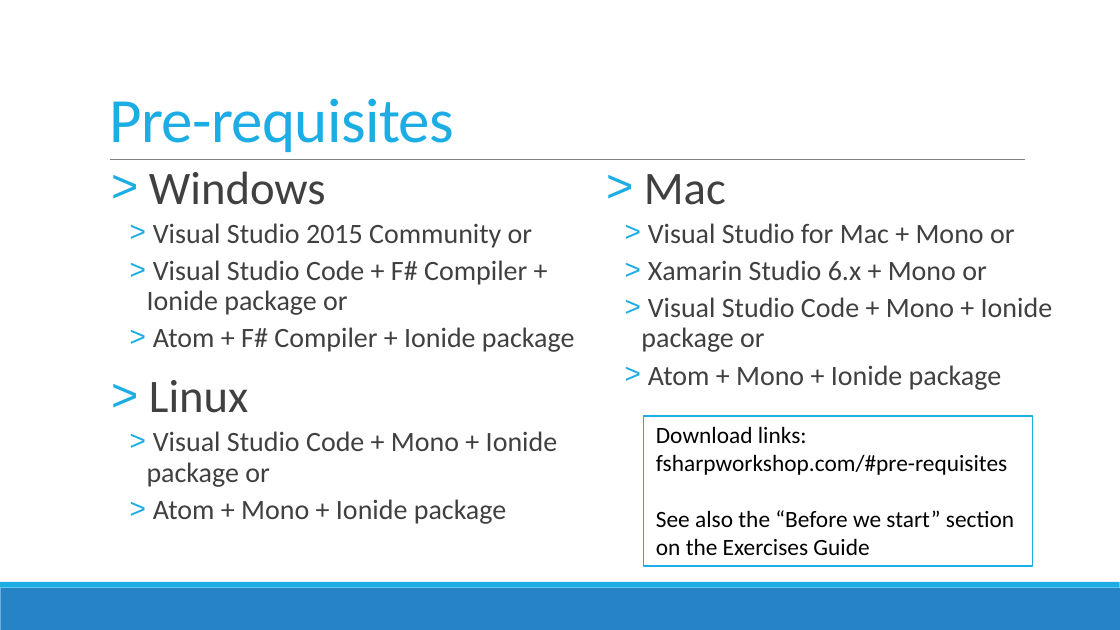
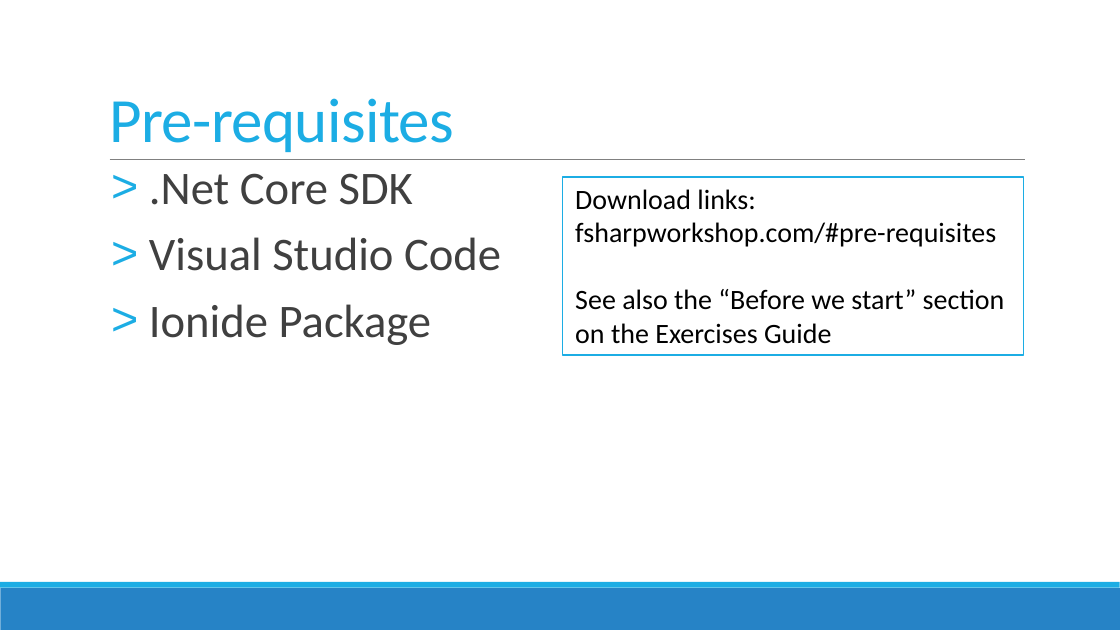
Before and after one commit to jorgef/fsharpworkshop, a slide deck: slide 2 of FSharpWorkshop_Slides.pptx. Drawn at 1120x630 pixels with LibreOffice and Linux fonts; fonts in the diff are those of the drawing. Boxes give left, top, right and bottom in pixels: in the first picture for what was removed or moved away, otherwise in the second. Text is boxed around its words. In the diff, an @@ line names an element or a change of style, - is before the commit and + after.

Commit message:
Updated slides with dotnet core pre-requisites

```diff
--- a/FSharpWorkshop_Slides.pptx
+++ b/FSharpWorkshop_Slides.pptx
@@ text at box(149, 173, 501, 345): text changed; size 24 to 40 pt @@
-> Windows
-  > Visual Studio 2015 Community or
-  > Visual Studio Code + F# Compiler + Ionide package or
-  > Atom + F# Compiler + Ionide package
-> Linux
-  > Visual Studio Code + Mono + Ionide package or
-  > Atom + Mono + Ionide package
-> Mac
-  > Visual Studio for Mac + Mono or
-  > Xamarin Studio 6.x + Mono or
-  > Visual Studio Code + Mono + Ionide package or
-  > Atom + Mono + Ionide package
+> .Net Core SDK
+> Visual Studio Code
+> Ionide Package
@@ rectangle "Download links:": place and size @@
-rectangle "Download links:" at box(644, 416, 1033, 565)
+rectangle "Download links:" at box(563, 177, 1024, 355)
@@ rectangle "Download links:" at box(563, 177, 1024, 355): size 20 to 24 pt @@
```
Also in this commit, not shown: 1 other slide changed, 1 other file.
